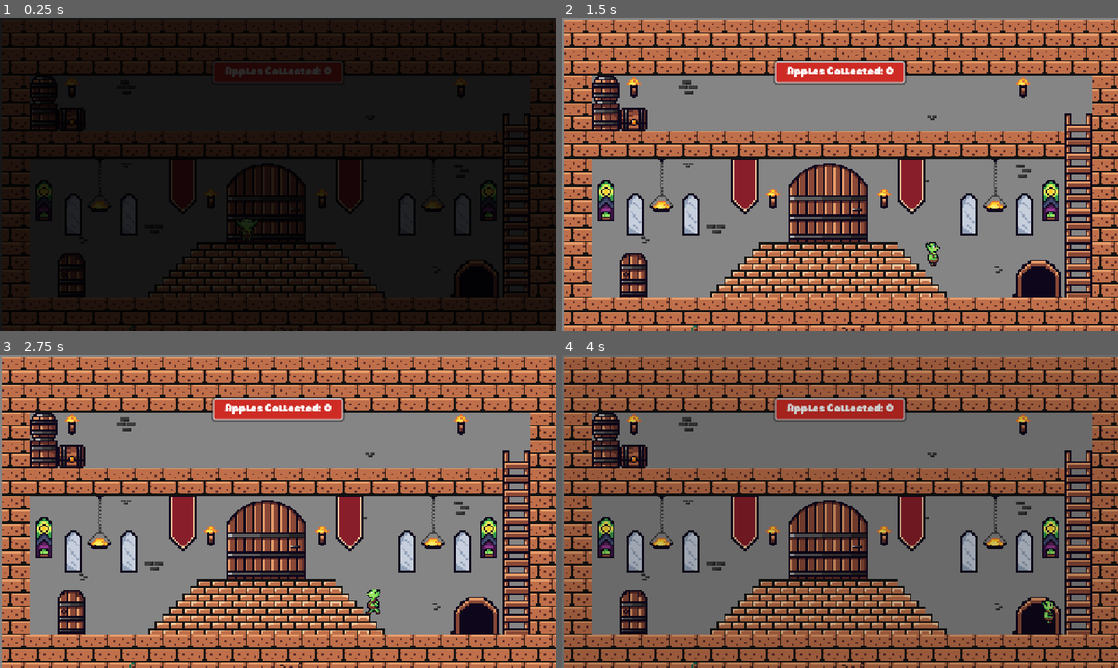
Above: before the commit, frames 1-4 (two rows, left to right).
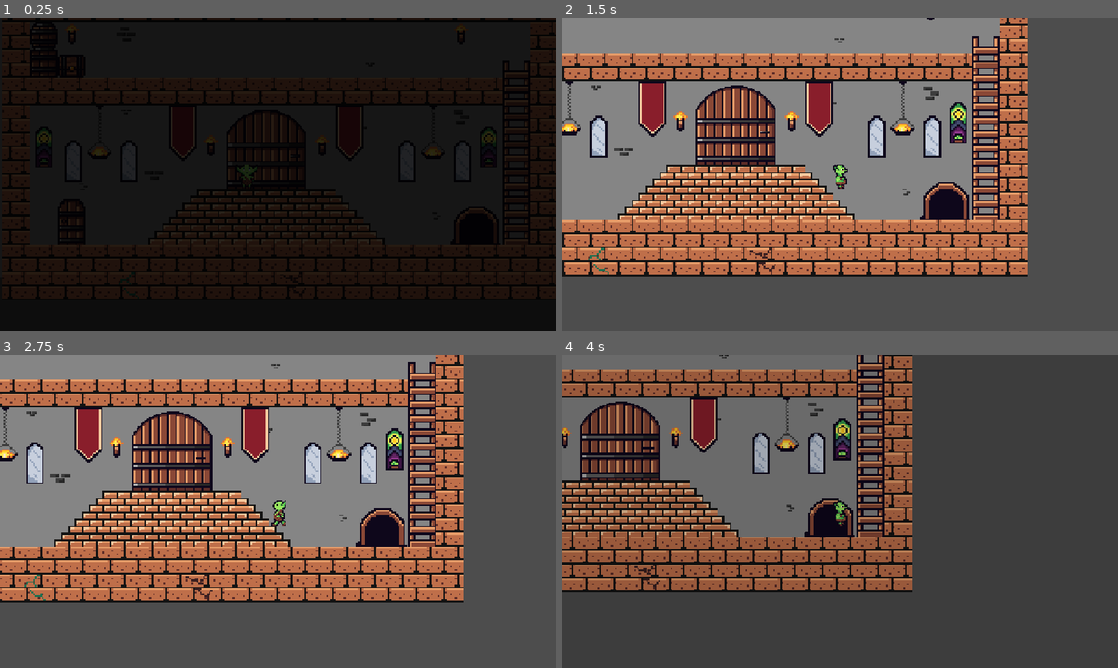
Above: after the commit, the same moments.

Repository: RealAmandaLive/OrcBurp
Game: Godot game, scene res://scenes/main.tscn
Same seed, same stepped clock (60 frames per second), same inputs: the game is played once before the commit and once after it.
Inputs:
- Up to frame 1 (0.25 s): no input
- Up to frame 2 (1.5 s): hold Right (right) from 0.53 s (still down); tap Space (jump) at 0.77 s
- Up to frame 3 (2.75 s): tap Space (jump) at 1.52 s; release Right (right) at 2.03 s; hold Left (left) from 2.03 s (still down)
- Up to frame 4 (4 s): release Left (left) at 2.78 s; hold Right (right) from 2.78 s (still down); tap Space (jump) at 3.02, 3.77 s

The runs differ from the first frame. In frame 1, 10% of the frame differs, in the area x 0-100%, y 0-99%; in frame 2, 85%; in frame 3, 86%; in frame 4, 87%, in the area x 0-100%, y 0-100%.

Commit message:
Added Camera2d to Gut

Diff:
--- a/orc-burp-godot/scenes/gut.tscn
+++ b/orc-burp-godot/scenes/gut.tscn
@@ -212,3 +212,7 @@
 [node name="DeathSound" type="AudioStreamPlayer2D" parent="." unique_id=931936357]
 position = Vector2(3, 1)
 stream = ExtResource("3_u2ds8")
+
+[node name="Camera2D" type="Camera2D" parent="." unique_id=826353914]
+limit_left = 0
+limit_top = 0
--- a/orc-burp-godot/scenes/main.tscn
+++ b/orc-burp-godot/scenes/main.tscn
@@ -24,6 +24,7 @@
 [node name="HUD" type="CanvasLayer" parent="." unique_id=1644095330]
 
 [node name="ApplesCollected" type="Panel" parent="HUD" unique_id=2040360600]
+visible = false
 anchors_preset = 5
 anchor_left = 0.5
 anchor_right = 0.5
